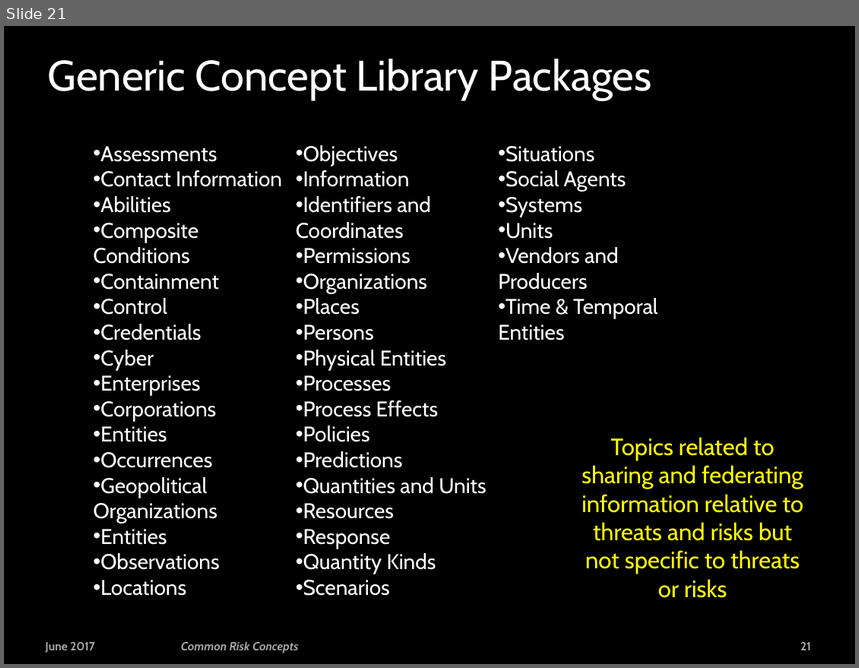
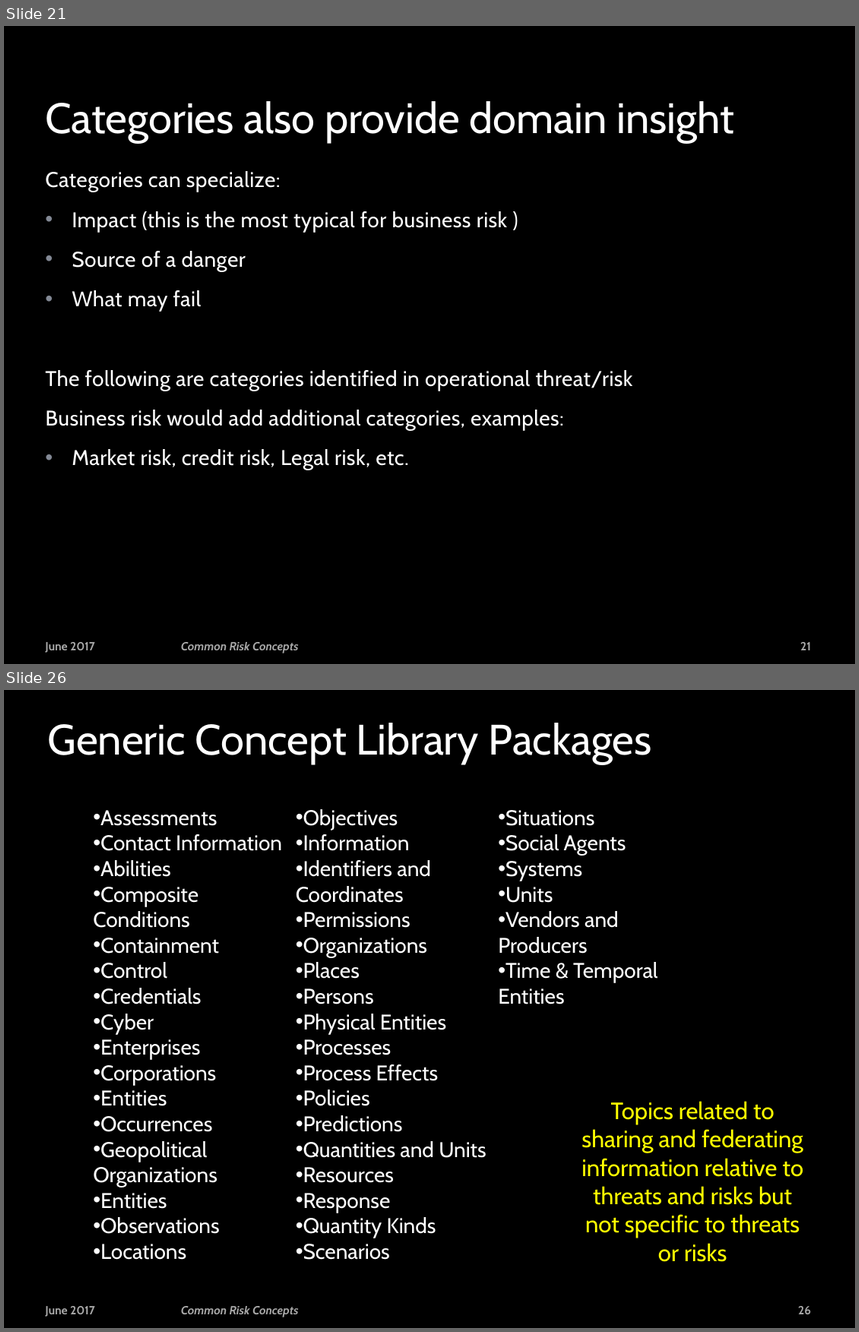
Before and after one commit to ModelDriven/ThreatRisk, a slide deck: Presentations/Risky Business.pptx. Shown one above the other, each under a label of ours: slide 21 before the commit, slides 21 and 26 after it; the slides between them are not shown. The pictures are 859x668 and 859x1332 pixels, drawn with LibreOffice and Linux fonts; fonts in the diff are those of the drawing; background and template pictures are left out. Boxes give left, top, right and bottom in pixels: in the first picture for what was removed or moved away, otherwise in the second. Text is boxed around its words. In the diff, an @@ line names an element or a change of style, - is before the commit and + after.

```diff
--- a/Presentations/Risky Business.pptx
+++ b/Presentations/Risky Business.pptx
@@ slide 21 added at box(4, 26, 855, 664), background picture (left out); not listed: 1 template element that a slide beside it also shows @@
@@ title added at box(45, 101, 734, 143), 36 pt, text #FFFFFF @@
+Categories also provide domain insight
@@ text added at box(45, 171, 633, 471), 18 pt, text #FFFFFF @@
+Categories can specialize:
+• Impact (this is the most typical for business risk )
+• Source of a danger
+• What may fail
+The following are categories identified in operational threat/risk
+Business risk would add additional categories, examples:
+• Market risk, credit risk, Legal risk, etc.
@@ text added at box(45, 642, 95, 653), 10 pt, text #FFFFFF at 65% opacity, bold @@
+June 2017
@@ text added at box(181, 642, 298, 654), 10 pt, text #FFFFFF at 65% opacity, bold, italic @@
+Common Risk Concepts
@@ page number added at box(800, 642, 811, 651), 10 pt, text #FFFFFF at 65% opacity, bold @@
+21
@@ what was slide 21 is now slide 26 @@
@@ page number at box(798, 1306, 811, 1315): text changed @@
-21
+26
```
Also in this commit, not shown: 2 slides changed, 4 other slides added.
